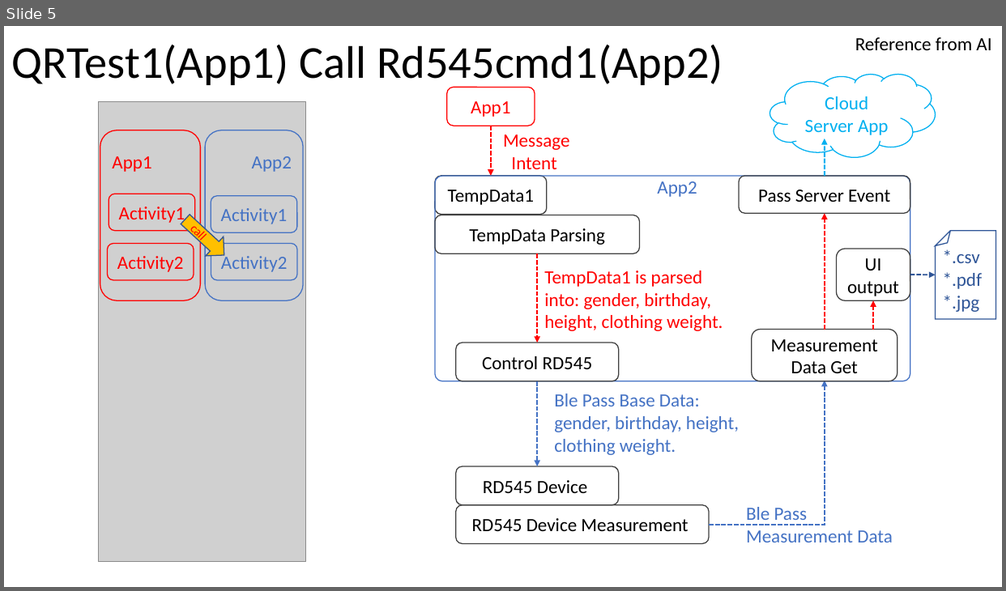
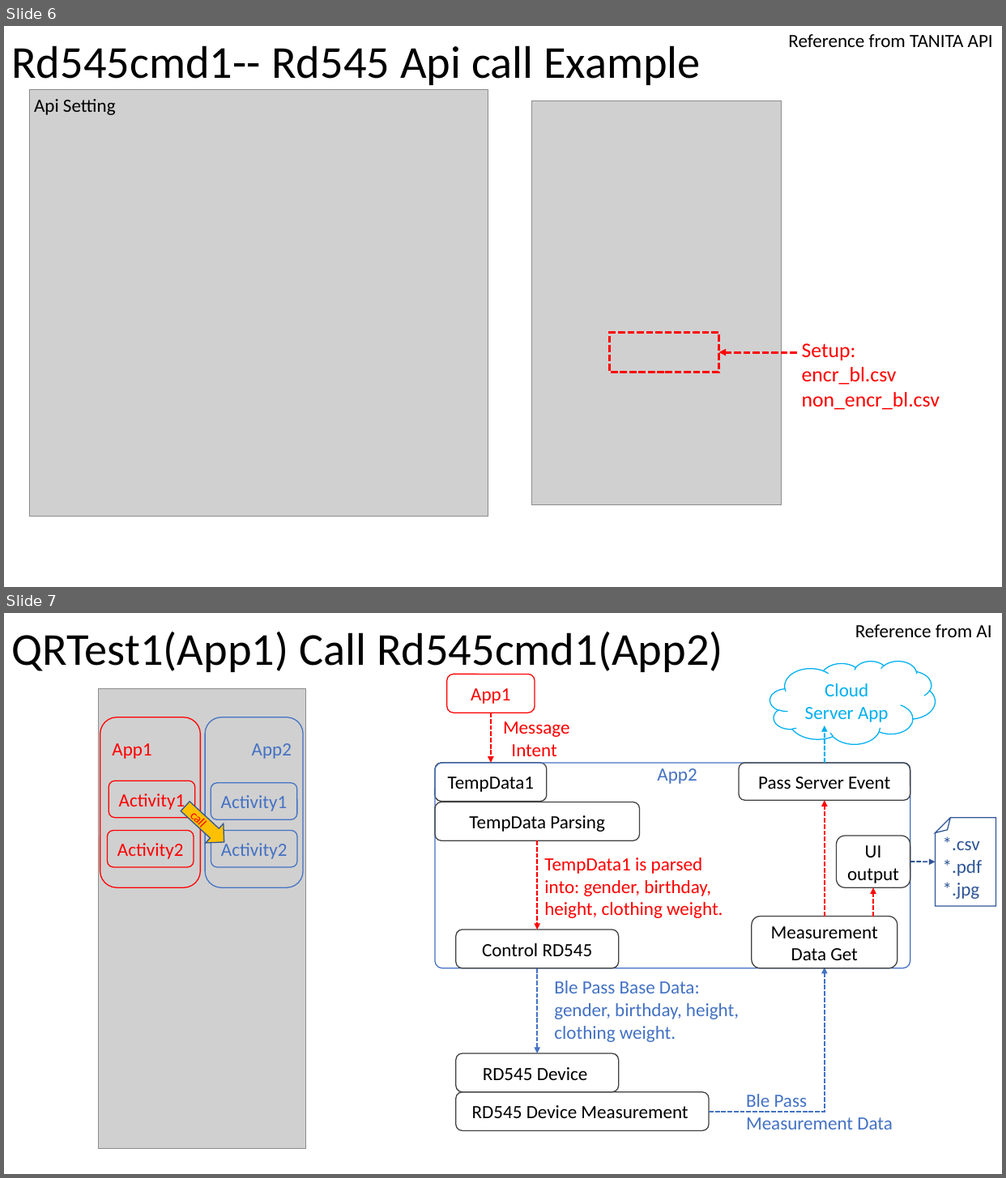
Before and after one commit to Chen-Wi-Ki/QRcode_RD545_System, a slide deck: Teach.pptx. Shown one above the other, each under a label of ours: slide 5 before the commit, slides 6 and 7 after it. The pictures are 1006x591 and 1006x1178 pixels, drawn with LibreOffice and Linux fonts; fonts in the diff are those of the drawing; grey boxes stand for pictures. Boxes give left, top, right and bottom in pixels: in the first picture for what was removed or moved away, otherwise in the second. Text is boxed around its words. In the diff, an @@ line names an element or a change of style, - is before the commit and + after.

```diff
--- a/Teach.pptx
+++ b/Teach.pptx
@@ slide 6 added at (4, 26, 1002, 587), background #FFFFFF @@
@@ title added at (11, 45, 701, 85), 44 pt, text #000000 @@
+Rd545cmd1-- Rd545 Api call Example
@@ text added at (788, 34, 993, 47), 18 pt, text #000000 @@
+Reference from TANITA API
@@ picture added at (29, 90, 488, 516) @@
@@ text added at (34, 99, 116, 115), 18 pt, text #000000 @@
+Api Setting
@@ picture added at (532, 101, 781, 506) @@
@@ rectangle added at (610, 333, 719, 372), outline #FF0000 2.25 pt dashed @@
@@ arrow added from (797, 352) to (719, 352), #FF0000 2.25 pt dashed @@
@@ text added at (802, 344, 940, 410), 20 pt, text #FF0000 @@
+Setup:
+encr_bl.csv
+non_encr_bl.csv
@@ what was slide 5 is now slide 7 @@
```
Also in this commit, not shown: 1 slide changed, 3 other slides added, 2 other files.
